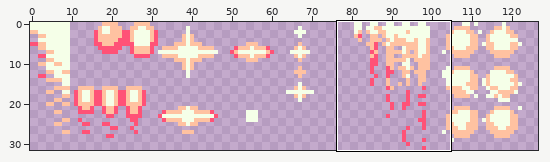
One commit to this pixel-art file: units/weapons/ammunition.aseprite. The first picture is a wide view before the edit; the outline marks the close-up.
Close-up. As it was:
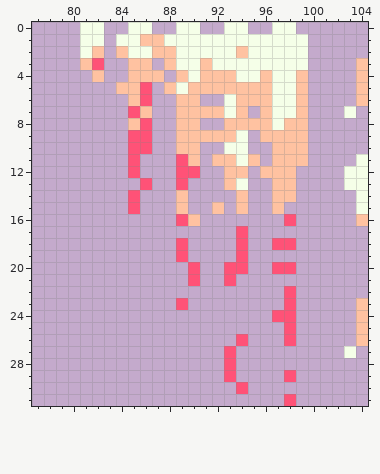
128x32 pixels, 1 frame. Shown: x 77..104, y 0..31. The wide view leaves out empty margins.
After the commit:
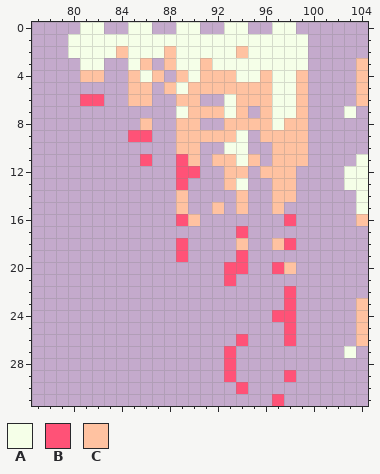
Palette (. is transparent): A #f5ffe8  B #ff5277  C #ffc2a1
The edit:
Layer "Layer 1":
y 1: x 80 . -> A; x 83 . -> A; x 86..87 CC -> AA
y 2: x 80 . -> A; x 82..83 C. -> AA; x 87 C -> A
y 3: x 81..82 CB -> AA; x 85 C -> A
y 4: x 81 . -> C; x 86 C -> A
y 5: x 84 C -> .; x 86 B -> C
y 6: x 81..82 .. -> BB; x 86 B -> C
y 7: x 85..86 BC -> ..; x 89 C -> A
y 8: x 85..86 CB -> .C
y 10: x 85..86 BB -> ..
y 11: x 85..86 B. -> .B
y 12: x 85 B -> .
y 13: x 86 B -> .
y 14..15: x 85 B -> .
y 18: x 94 B -> C; x 97 B -> C
y 20: x 90 B -> .; x 98 B -> C
y 21: x 90 B -> .
y 23: x 89 B -> .
y 31: x 97..98 .B -> B.
Where, in picture pixels (left, top, right, bottom), the same in both close-ups:
changed: (68, 34, 188, 214)
changed: (176, 238, 296, 310)
changed: (272, 394, 296, 406)
